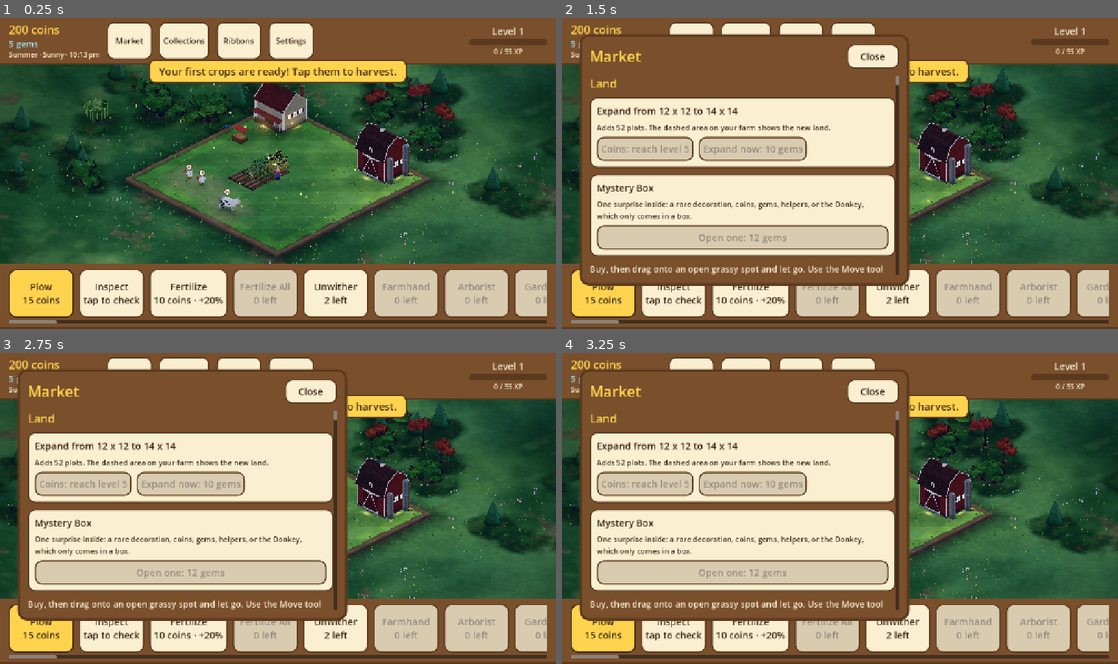
Above: before the commit, frames 1-4 (two rows, left to right).
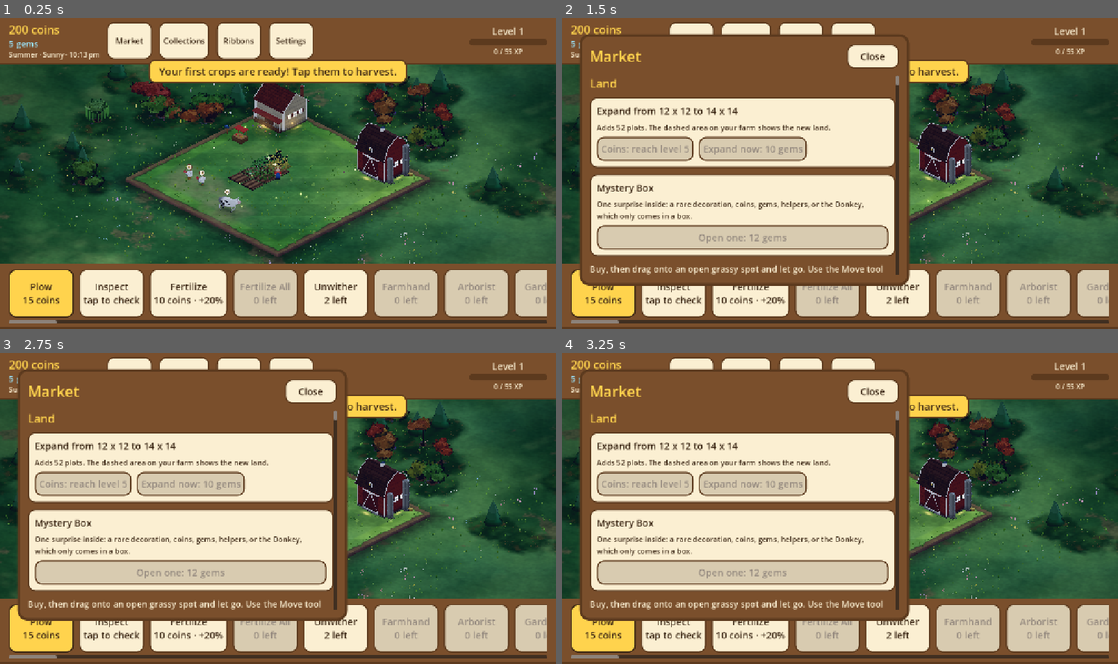
Above: after the commit, the same moments.

Repository: aniket-patra-1998/farm-game
Game: Godot game, scene res://scenes/main.tscn
Two runs of this game, one before a commit and one after it. Both use one fixed random seed, a clock stepped at 60 frames per second and the inputs below.
Inputs:
- Up to frame 1 (0.25 s): no input
- Up to frame 2 (1.5 s): click "Market" at 0.5 s; click "Collections" at 1.25 s
- Up to frame 3 (2.75 s): click "Ribbons" at 2 s
- Up to frame 4 (3.25 s): click "Plow 15 coins" at 2.75 s

The runs differ from the first frame. In frame 1, 2.0% of the frame differs, in the area x 12-82%, y 18-55%; in frame 2, 0.8%; in frame 3, 0.8%; in frame 4, 0.8%.

Commit message:
Trees: wider leaf and fruit colour range per family (alternative greens, copper, purple, autumn tones; green, yellow, red fruit), each tree picks its own
Co-Authored-By: Claude Sonnet 5.5 <noreply@anthropic.com>
Claude-Session: https://claude.ai/code/session_014fNSr1LTa4ZmUtF6K6voar

Diff:
--- a/data/tree_shapes.json
+++ b/data/tree_shapes.json
@@ -1,5 +1,5 @@
 {
- "_doc": "How each kind of tree grows in 3D (scripts/world3d …(892 unchanged characters)… the leaf colour; shine makes it glossy. blossom adds flowers through the crown i …(271 unchanged characters)…
+ "_doc": "How each kind of tree grows in 3D (scripts/world3d …(892 unchanged characters)… the leaf colour; shine makes it glossy. leaf_alts and fruit_alts list other leaf and fruit colours a tree of that family may have instead (each tree picks one, so a row of one kind is not one colour). blossom adds flowers through the crown i …(271 unchanged characters)…
  "forms": {
   "round": {
    "tall": 1.0,
@@ -99,62 +99,138 @@
   "apple": {
    "form": "round",
    "masses": 4,
-   "leaf": "#62b038"
+   "leaf": "#62b038",
+   "leaf_alts": [
+    "#4f9a3c",
+    "#7bbf4a",
+    "#3f8a48"
+   ],
+   "fruit_alts": [
+    "#8cc63e",
+    "#f2c240",
+    "#c9302c"
+   ]
   },
   "lemon": {
    "form": "dense",
    "fruit_shape": "oval",
-   "leaf": "#a4c93a"
+   "leaf": "#a4c93a",
+   "leaf_alts": [
+    "#8fb83a",
+    "#6fb04a"
+   ]
   },
   "lime": {
    "form": "dense",
    "fruit_shape": "oval",
-   "leaf": "#4fae48"
+   "leaf": "#4fae48",
+   "leaf_alts": [
+    "#3f9a4a",
+    "#68b84e"
+   ]
   },
   "orange": {
    "form": "dense",
-   "leaf": "#2f8f45"
+   "leaf": "#2f8f45",
+   "leaf_alts": [
+    "#2f7f45",
+    "#4aa04a"
+   ]
   },
   "mandarin": {
    "form": "dense",
    "crown_r": 0.22,
-   "leaf": "#55b043"
+   "leaf": "#55b043",
+   "leaf_alts": [
+    "#46a048",
+    "#6ab84a"
+   ]
   },
   "grapefruit": {
    "form": "dense",
    "crown_r": 0.28,
    "fruit_size": 1.25,
-   "leaf": "#7ab843"
+   "leaf": "#7ab843",
+   "leaf_alts": [
+    "#8fc24a",
+    "#5fa84a"
+   ],
+   "fruit_alts": [
+    "#f08a8a",
+    "#f2c84a"
+   ]
   },
   "cherry": {
    "form": "oval",
    "tall": 1.3,
    "blossom": "#f7c6d9",
    "fruit_size": 0.7,
-   "leaf": "#52a868",
-   "shape": "umbrella"
+   "leaf": "#5ca850",
+   "shape": "umbrella",
+   "leaf_alts": [
+    "#6a8a3a",
+    "#8a4a5a",
+    "#7ab05a"
+   ],
+   "fruit_alts": [
+    "#d4283e",
+    "#f2c24a",
+    "#5a1020"
+   ]
   },
   "peach": {
    "form": "round",
    "leaf": "#8cc24e",
-   "blossom": "#f6b3c4"
+   "blossom": "#f6b3c4",
+   "leaf_alts": [
+    "#a0c85a",
+    "#6fae48"
+   ],
+   "fruit_alts": [
+    "#f7a05a",
+    "#f2c27a"
+   ]
   },
   "apricot": {
    "form": "round",
    "leaf": "#b0cc58",
    "blossom": "#fbe1e8",
-   "shape": "teardrop"
+   "shape": "teardrop",
+   "leaf_alts": [
+    "#c6d060",
+    "#8cb84a"
+   ],
+   "fruit_alts": [
+    "#f5b04a"
+   ]
   },
   "plum": {
    "form": "oval",
-   "leaf": "#4a8a5a",
-   "shape": "teardrop"
+   "leaf": "#568a48",
+   "shape": "teardrop",
+   "leaf_alts": [
+    "#6b4a7a",
+    "#5a8a52"
+   ],
+   "fruit_alts": [
+    "#7b3f8c",
+    "#c0405a",
+    "#e8c23a"
+   ]
   },
   "fig": {
    "form": "spreading",
    "leaf": "#4f8f3a",
    "crown_h": 0.22,
-   "shape": "umbrella"
+   "shape": "umbrella",
+   "leaf_alts": [
+    "#6a9a3a",
+    "#3f7a3a"
+   ],
+   "fruit_alts": [
+    "#6d4c6f",
+    "#8a9a3a"
+   ]
   },
   "banana": {
    "form": "banana",
@@ -169,14 +245,22 @@
    "form": "palm",
    "fruit_shape": "cluster",
    "leaf": "#7a9a46",
-   "trunk_h": 1.15
+   "trunk_h": 1.15,
+   "leaf_alts": [
+    "#8aaa56",
+    "#6a8a3a"
+   ]
   },
   "avocado": {
    "form": "oval",
    "leaf": "#2f7050",
    "fruit_shape": "oval",
    "shine": 0.3,
-   "shape": "columnar"
+   "shape": "columnar",
+   "leaf_alts": [
+    "#3f8a52",
+    "#2a5a40"
+   ]
   },
   "mango": {
    "form": "dense",
@@ -188,12 +272,30 @@
    "crown_h": 0.36,
    "trunk_h": 0.3,
    "fruit_shape": "oval",
-   "shape": "teardrop"
+   "shape": "teardrop",
+   "leaf_alts": [
+    "#4fa04a",
+    "#7a9a3a",
+    "#a84a2a"
+   ],
+   "fruit_alts": [
+    "#e8a030",
+    "#c8402a",
+    "#8abf3a"
+   ]
   },
   "pomegranate": {
    "form": "bushy",
    "leaf": "#74b04a",
-   "blossom": "#e2452f"
+   "blossom": "#e2452f",
+   "leaf_alts": [
+    "#8abf4a",
+    "#b8a040"
+   ],
+   "fruit_alts": [
+    "#b8322a",
+    "#e8802a"
+   ]
   },
   "olive": {
    "form": "spreading",
@@ -201,28 +303,61 @@
    "leaf": "#94ad78",
    "fruit_shape": "small",
    "trunk_r": 0.09,
-   "shape": "umbrella"
+   "shape": "umbrella",
+   "leaf_alts": [
+    "#a8bf90",
+    "#7a9a6a"
+   ],
+   "fruit_alts": [
+    "#3a3a2a",
+    "#8a9a3a"
+   ]
   },
   "guava": {
    "form": "round",
    "leaf": "#78b84e",
-   "shape": "teardrop"
+   "shape": "teardrop",
+   "leaf_alts": [
+    "#8abf5a",
+    "#5aa04a"
+   ],
+   "fruit_alts": [
+    "#e87a8a",
+    "#c8d070"
+   ]
   },
   "persimmon": {
    "form": "oval",
    "leaf": "#62a63e",
-   "shape": "teardrop"
+   "shape": "teardrop",
+   "leaf_alts": [
+    "#d89a3a",
+    "#c8622a",
+    "#8abf4a"
+   ]
   },
   "starfruit": {
    "form": "spreading",
    "leaf": "#5cbf5c",
    "fruit_shape": "oval",
-   "shape": "umbrella"
+   "shape": "umbrella",
+   "leaf_alts": [
+    "#7ac86a",
+    "#4aaa4a"
+   ]
   },
   "passion_fruit": {
    "form": "bushy",
    "leaf": "#3f9a4a",
-   "blossom": "#b48ae0"
+   "blossom": "#b48ae0",
+   "leaf_alts": [
+    "#5aaa5a",
+    "#2f8a4a"
+   ],
+   "fruit_alts": [
+    "#7b3f8c",
+    "#e8c23a"
+   ]
   },
   "jackfruit": {
    "form": "oval",
@@ -230,50 +365,91 @@
    "leaf": "#3a7a3a",
    "fruit_shape": "big",
    "trunk_r": 0.08,
-   "shape": "columnar"
+   "shape": "columnar",
+   "leaf_alts": [
+    "#4a8a4a",
+    "#2f6a3a"
+   ]
   },
   "asian_pear": {
    "form": "oval",
    "blossom": "#ffffff",
    "leaf": "#9ccb4e",
-   "shape": "teardrop"
+   "shape": "teardrop",
+   "leaf_alts": [
+    "#c8c850",
+    "#e8a040",
+    "#7ab04a"
+   ],
+   "fruit_alts": [
+    "#d8c060",
+    "#b88a4a"
+   ]
   },
   "tamarind": {
    "form": "spreading",
    "leaf": "#7fae3e",
    "fruit_shape": "long",
-   "shape": "umbrella"
+   "shape": "umbrella",
+   "leaf_alts": [
+    "#9abe4e",
+    "#6a9a3a"
+   ]
   },
   "almond": {
    "form": "round",
    "blossom": "#fbe9ef",
    "fruit_shape": "small",
    "leaf": "#82bf5e",
-   "shape": "columnar"
+   "shape": "columnar",
+   "leaf_alts": [
+    "#a8c870",
+    "#6aa850"
+   ]
   },
   "walnut": {
    "form": "spreading",
    "leaf": "#5a9a3a",
    "fruit_shape": "small",
    "crown_r": 0.38,
-   "shape": "layers"
+   "shape": "layers",
+   "leaf_alts": [
+    "#7aaa4a",
+    "#9aa83a"
+   ]
   },
   "cashew": {
    "form": "spreading",
    "leaf": "#6aa84a",
-   "shape": "umbrella"
+   "shape": "umbrella",
+   "leaf_alts": [
+    "#8ab85a",
+    "#c89a3a"
+   ],
+   "fruit_alts": [
+    "#e8a040",
+    "#d8402a"
+   ]
   },
   "chestnut": {
    "form": "round",
    "leaf": "#4a8a3a",
    "fruit_shape": "small",
    "crown_r": 0.3,
-   "shape": "layers"
+   "shape": "layers",
+   "leaf_alts": [
+    "#a8a030",
+    "#5a9a3a"
+   ]
   },
   "hazelnut": {
    "form": "bushy",
    "leaf": "#70a844",
-   "fruit_shape": "small"
+   "fruit_shape": "small",
+   "leaf_alts": [
+    "#8aba54",
+    "#b8a040"
+   ]
   },
   "pecan": {
    "form": "oval",
@@ -281,12 +457,20 @@
    "leaf": "#4f9a42",
    "fruit_shape": "small",
    "trunk_h": 0.48,
-   "shape": "columnar"
+   "shape": "columnar",
+   "leaf_alts": [
+    "#6aaa52",
+    "#8a9a3a"
+   ]
   },
   "pistachio": {
    "form": "bushy",
    "leaf": "#9ab864",
-   "fruit_shape": "small"
+   "fruit_shape": "small",
+   "leaf_alts": [
+    "#b8cc78",
+    "#8aa854"
+   ]
   },
   "oak_tree": {
    "form": "spreading",
@@ -297,22 +481,41 @@
    "crown_r": 0.4,
    "crown_h": 0.24,
    "trunk_r": 0.09,
-   "shape": "layers"
+   "shape": "layers",
+   "leaf_alts": [
+    "#5aa03a",
+    "#8a9a2a",
+    "#c87a2a"
+   ]
   },
   "maple_tree": {
    "form": "round",
    "tall": 1.3,
    "leaf": "#d8622a",
    "crown_r": 0.28,
-   "shape": "layers"
+   "shape": "layers",
+   "leaf_alts": [
+    "#c8302a",
+    "#e8a030",
+    "#8aa83a",
+    "#d8622a"
+   ]
   },
   "willow_tree": {
    "form": "weeping",
-   "leaf": "#8cc050"
+   "leaf": "#8cc050",
+   "leaf_alts": [
+    "#a0c860",
+    "#7ab050"
+   ]
   },
   "willow": {
    "form": "weeping",
-   "leaf": "#8cc050"
+   "leaf": "#8cc050",
+   "leaf_alts": [
+    "#a0c860",
+    "#7ab050"
+   ]
   }
  }
 }
--- a/scripts/world3d/tree_model.gd
+++ b/scripts/world3d/tree_model.gd
@@ -15,6 +15,7 @@
 const LEAF := Color("#4f9a3a")
 const LEAF_TOP := Color("#7cc04e")
 const UNSET := Color(0, 0, 0, 0)
+const LEAF_HUE_VARY := 0.04   # how far a tree's leaf colour may drift round its kind's, in hue
 const FRUIT_READY := 22     # fruit on a ready tree (fewer, small and green, while it grows)
 const FRUIT_R := 0.045      # a round fruit's radius (a small one's: FRUIT_SMALL_R), for a full-size tree
 const FRUIT_SMALL_R := 0.02
@@ -58,6 +59,15 @@
 	return out
 
 
+## One of a kind's colours, chosen for this tree: the main one (`key` in the shape, or `main` when it has none)
+## or one of its alternatives (an array of colours under `alts`), so a row of one kind is not one colour.
+static func _pick(sh: Dictionary, key: String, alts: String, fallback: String, rng: RandomNumberGenerator,
+		main := "") -> Color:
+	var options: Array = [str(sh.get(key, fallback)) if key != "" else (main if main != "" else fallback)]
+	options.append_array(sh.get(alts, []))
+	return Color.html(str(options[rng.randi() % options.size()]))
+
+
 ## Every form the data describes (tests build each one).
 static func forms() -> Array:
 	shape_of({})
@@ -87,8 +97,8 @@
 	# This tree's own variation: a little taller or shorter, leaning a little, turned its own way.
 	var k := size * TILE_FILL * rng.randf_range(0.9, 1.1)
 	root.rotation.y = rng.randf() * TAU
-	var leaf_col := leaf if leaf.a > 0.0 else Color.html(str(sh.get("leaf", LEAF.to_html())))
-	leaf_col = Color.from_hsv(leaf_col.h + rng.randf_range(-0.025, 0.025), leaf_col.s * rng.randf_range(0.92, 1.05),
+	var leaf_col := leaf if leaf.a > 0.0 else _pick(sh, "leaf", "leaf_alts", LEAF.to_html(), rng)
+	leaf_col = Color.from_hsv(leaf_col.h + rng.randf_range(-LEAF_HUE_VARY, LEAF_HUE_VARY), leaf_col.s * rng.randf_range(0.92, 1.05),
 		leaf_col.v * rng.randf_range(0.94, 1.04))
 	sh["crown_r"] = float(sh["crown_r"]) * (1.0 + Crowding.setting("tree", "swell") * crowd) \
 		* (CROWN_GROW if upright else 1.0)
@@ -115,7 +125,7 @@
 	if sh.has("blossom"):
 		_blossom(t, crown, Color.html(str(sh["blossom"])))
 	if fruit:
-		_fruit(t, crown, Color.html(str(it.get("color", "#d93b30"))), ready)
+		_fruit(t, crown, _pick(sh, "", "fruit_alts", str(it.get("color", "#d93b30")), rng, str(it.get("color", ""))), ready)
 	ModelKit.sway_all(root, SWAY)
 	return root
 
